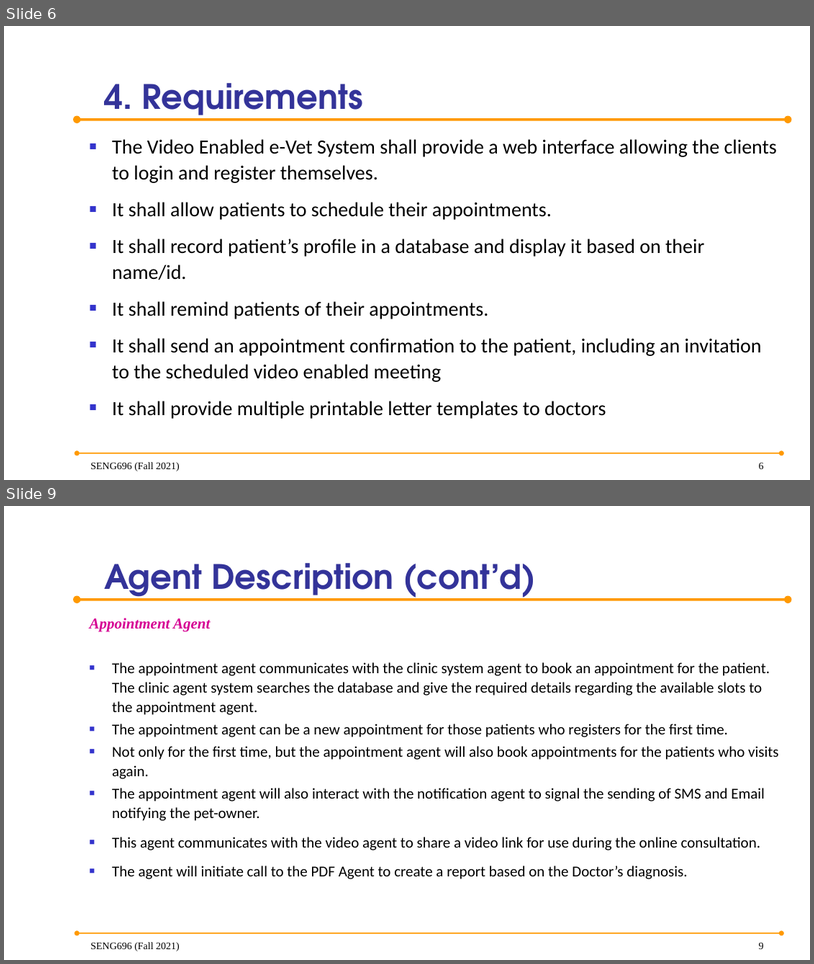
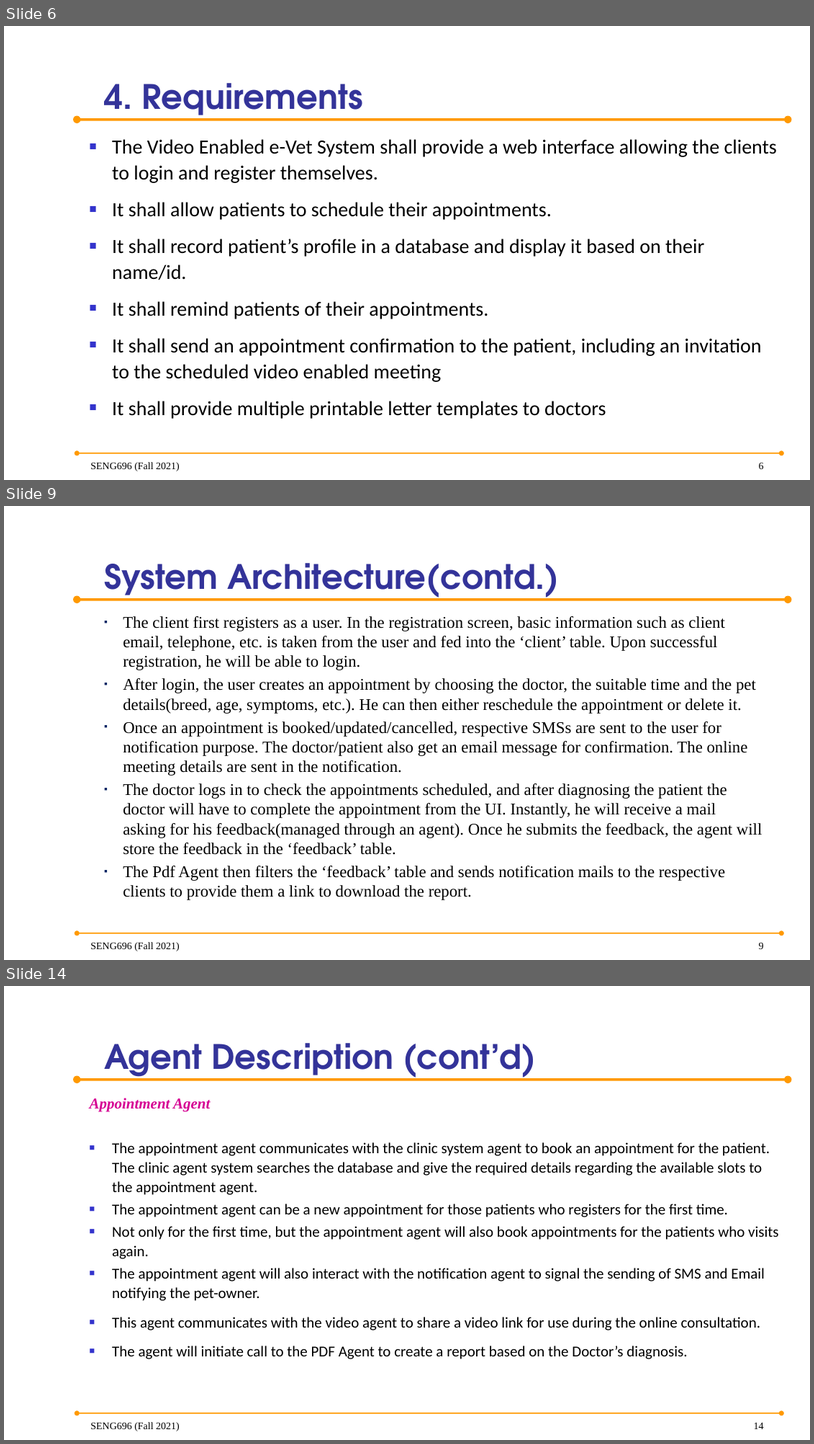
Before and after one commit to anish30145784/SENG696_GroupD, a slide deck: GroupD_ProjectPresentation.pptx. Shown one above the other, each under a label of ours: slides 6 and 9 before the commit, slides 6, 9 and 14 after it; the slides between them are not shown. The pictures are 814x964 and 814x1444 pixels, drawn with LibreOffice and Linux fonts; fonts in the diff are those of the drawing; background and template pictures are left out. Boxes give left, top, right and bottom in pixels: in the first picture for what was removed or moved away, otherwise in the second. Text is boxed around its words. In the diff, an @@ line names an element or a change of style, - is before the commit and + after.

Commit message:
Added tech overview for the twilio meesaging service, updated exceptions of all agent and some ppt layout changes

```diff
--- a/GroupD_ProjectPresentation.pptx
+++ b/GroupD_ProjectPresentation.pptx
@@ slide 9 added at [4,506,810,960], background picture (left out); not listed: 2 template elements that a slide beside it also shows @@
@@ title added at [104,563,559,601], 40 pt, text #333399, bold @@
+System Architecture(contd.)
@@ text added at [123,616,762,900], 19.5 pt, text #000000 @@
+▪ The client first registers as a user. In the registration screen, basic information such as client email, telephone, etc. is taken from the user and fed into the ‘client’ table. Upon successful registration, he will be able to login.
+▪ After login, the user creates an appointment by choosing the doctor, the suitable time and the pet details(breed, age, symptoms, etc.). He can then either reschedule the appointment or delete it.
+▪ Once an appointment is booked/updated/cancelled, respective SMSs are sent to the user for notification purpose. The doctor/patient also get an email message for confirmation. The online meeting details are sent in the notification.
+▪ The doctor logs in to check the appointments scheduled, and after diagnosing the patient the doctor will have to complete the appointment from the UI. Instantly, he will receive a mail asking for his feedback(managed through an agent). Once he submits the feedback, the agent will store the feedback in the ‘feedback’ table.
+▪ The Pdf Agent then filters the ‘feedback’ table and sends notification mails to the respective clients to provide them a link to download the report.
@@ text added at [90,942,180,951], 12 pt, text #000000 @@
+SENG696 (Fall 2021)
@@ page number added at [759,942,764,949], 12 pt, text #000000 @@
+9
@@ what was slide 9 is now slide 14 @@
@@ page number at [754,1422,764,1429]: text changed @@
-9
+14
```
Also in this commit, not shown: 12 slides changed, 8 other slides added, 9 other files.
